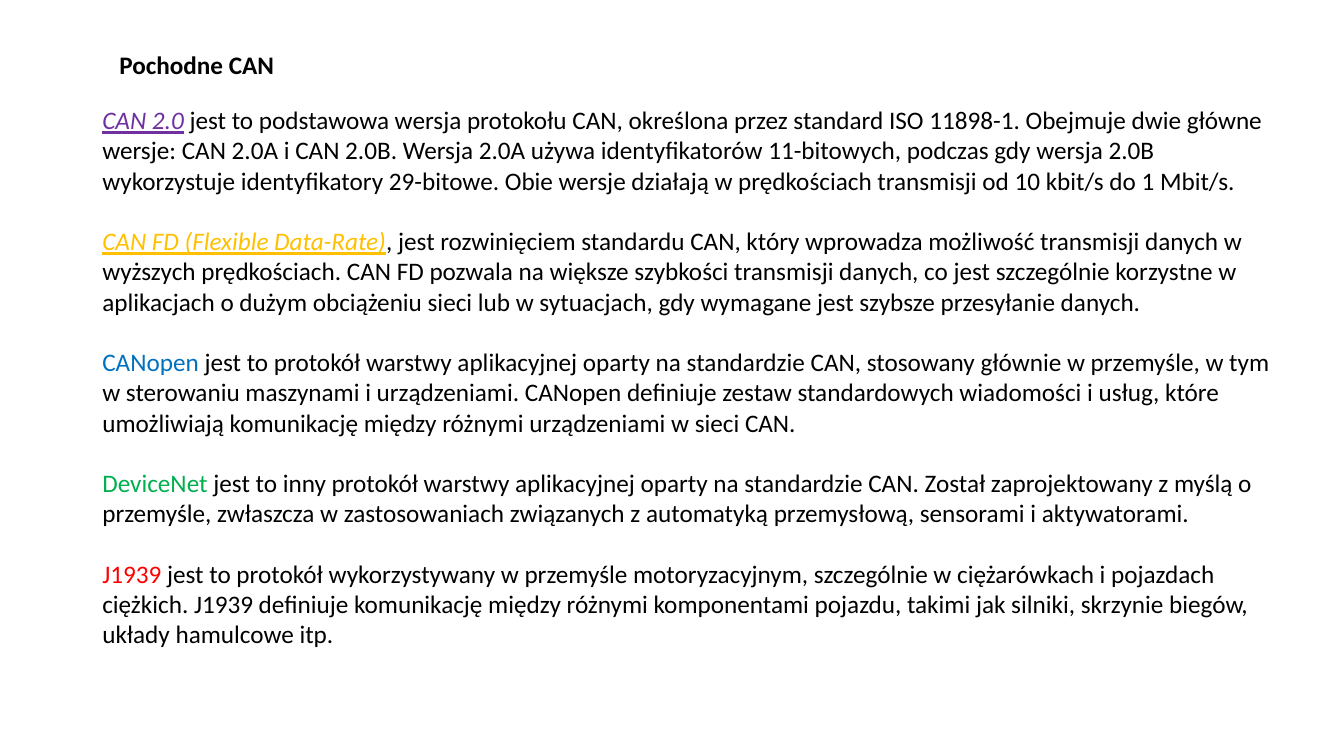
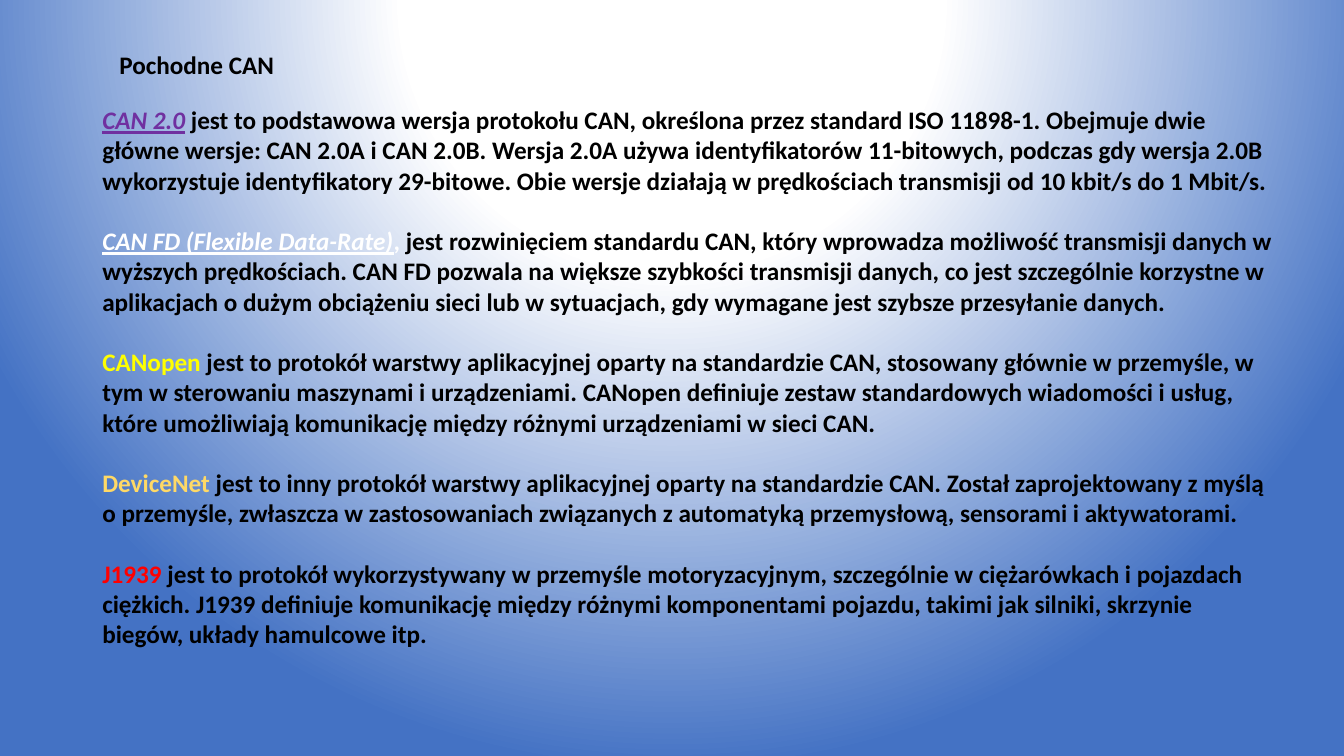
Before and after one commit to engineerwka-creator/Documents, a slide deck: slide 22 of R&D_Automotive/AUTOMOTIVE.pptx (slide 18 before the commit). Drawn at 1344x756 pixels with LibreOffice and Linux fonts; fonts in the diff are those of the drawing. Boxes give left, top, right and bottom in pixels: in the first picture for what was removed or moved away, otherwise in the second. Text is boxed around its words. In the diff, an @@ line names an element or a change of style, - is before the commit and + after.

```diff
--- a/R&D_Automotive/AUTOMOTIVE.pptx
+++ b/R&D_Automotive/AUTOMOTIVE.pptx
@@ background #FFFFFF to gradient #FFFFFF to #4472C4 @@
@@ text "CAN 2.0 jest to podstawowa ..." at (x1=102, y1=111, x2=1272, y2=648): bold on; text colour #FFC000 to #FFFFFF in "CAN FD (Flexible Data-Rate),"; text colour #000000 to #FFFFFF in "Data-Rate),"; text colour #0070C0 to #FFFF00 in "CANopen"; text colour #00B050 to #FFD966 in "DeviceNet" @@
```
Also in this commit, not shown: 11 other slides changed, 6 slides added, 2 slides removed, 1 other file.
